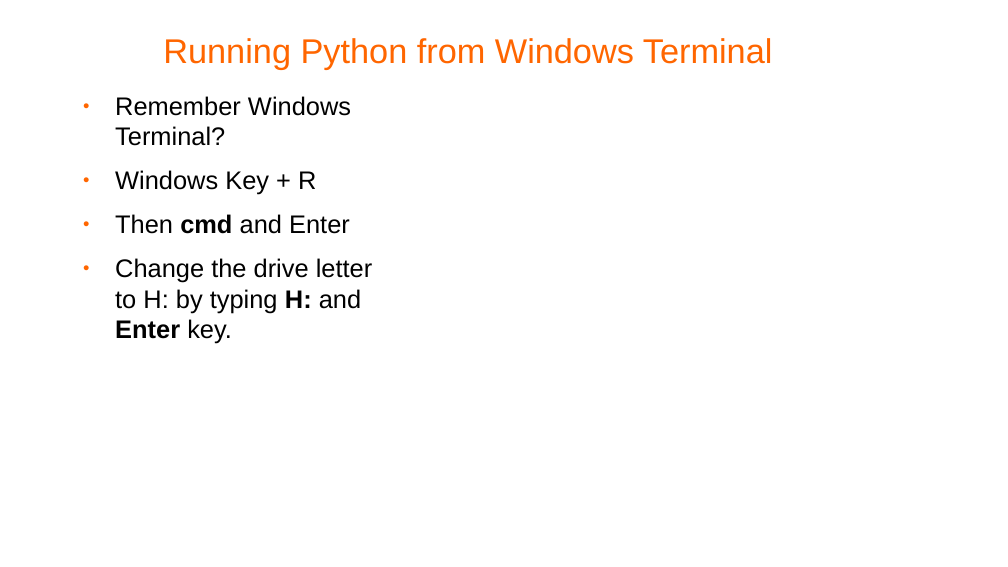
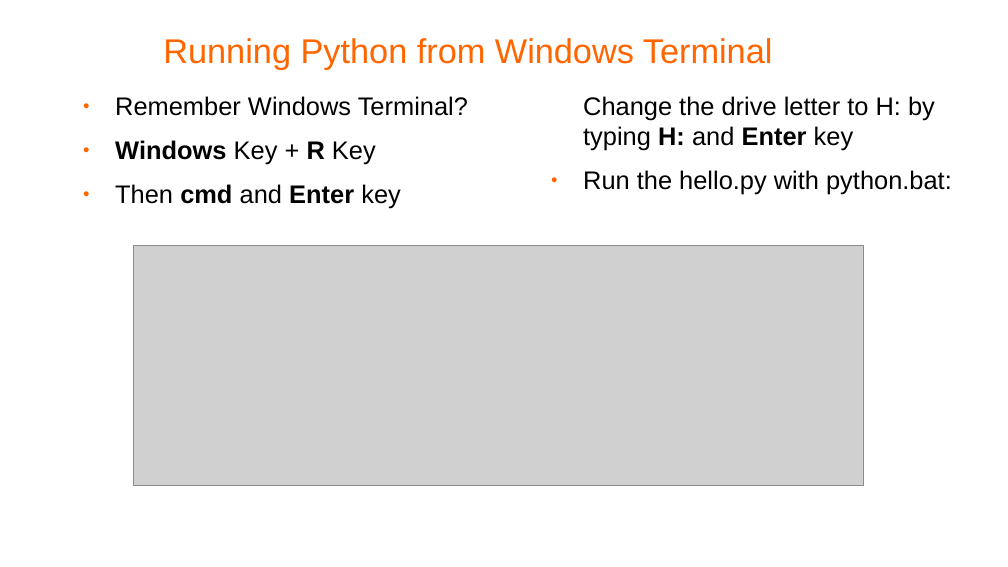
Before and after one commit to pellcorp/coding, a slide deck: slide 11 of docs/python-coding.odp (slide 10 before the commit). Drawn at 1008x567 pixels with LibreOffice and Linux fonts; fonts in the diff are those of the drawing; grey boxes stand for pictures; background and template pictures are left out. Boxes give left, top, right and bottom in pixels: in the first picture for what was removed or moved away, otherwise in the second. Text is boxed around its words. In the diff, an @@ line names an element or a change of style, - is before the commit and + after.

```diff
--- a/docs/python-coding.odp
+++ b/docs/python-coding.odp
@@ text added at <box>583,96,952,195</box>, 20 pt, text #000000 @@
+Change the drive letter to H: by typing H: and Enter key
+● Run the hello.py with python.bat:
@@ text at <box>115,140,401,208</box>: text changed @@
-● Windows Key + R
-● Then cmd and Enter
-● Change the drive letter to H: by typing H: and Enter key.
+● Windows Key + R Key
+● Then cmd and Enter key
@@ picture added at <box>134,245,864,487</box> @@
```
Also in this commit, not shown: 3 other slides changed, 1 slide added, 2 other files.
